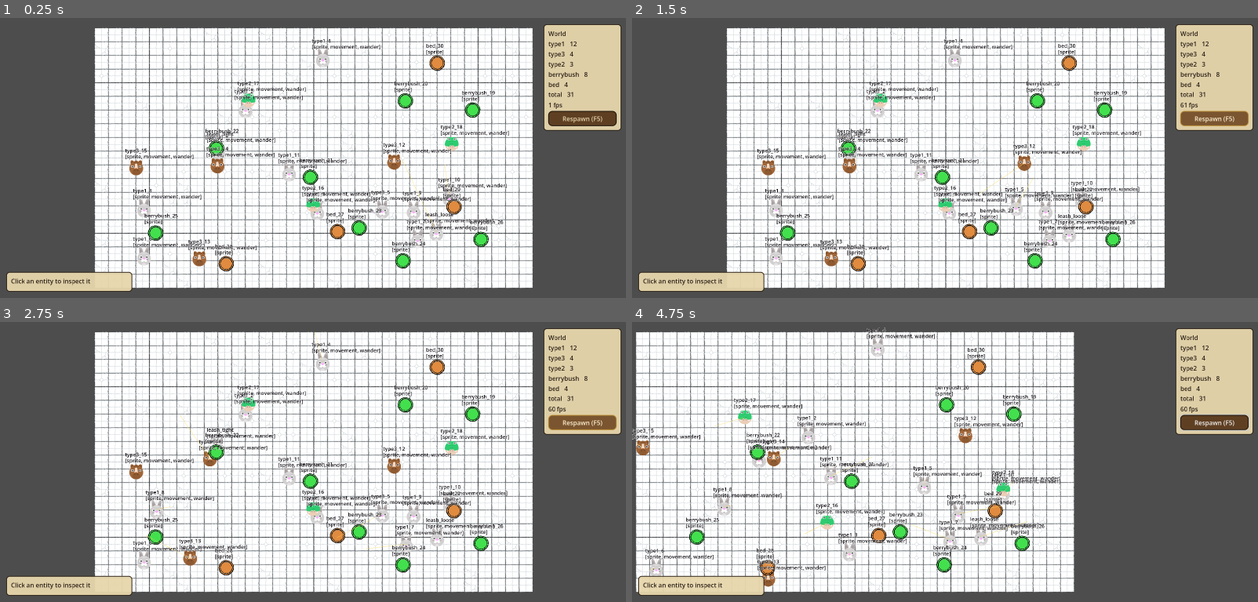
Above: before the commit, frames 1-4 (two rows, left to right).
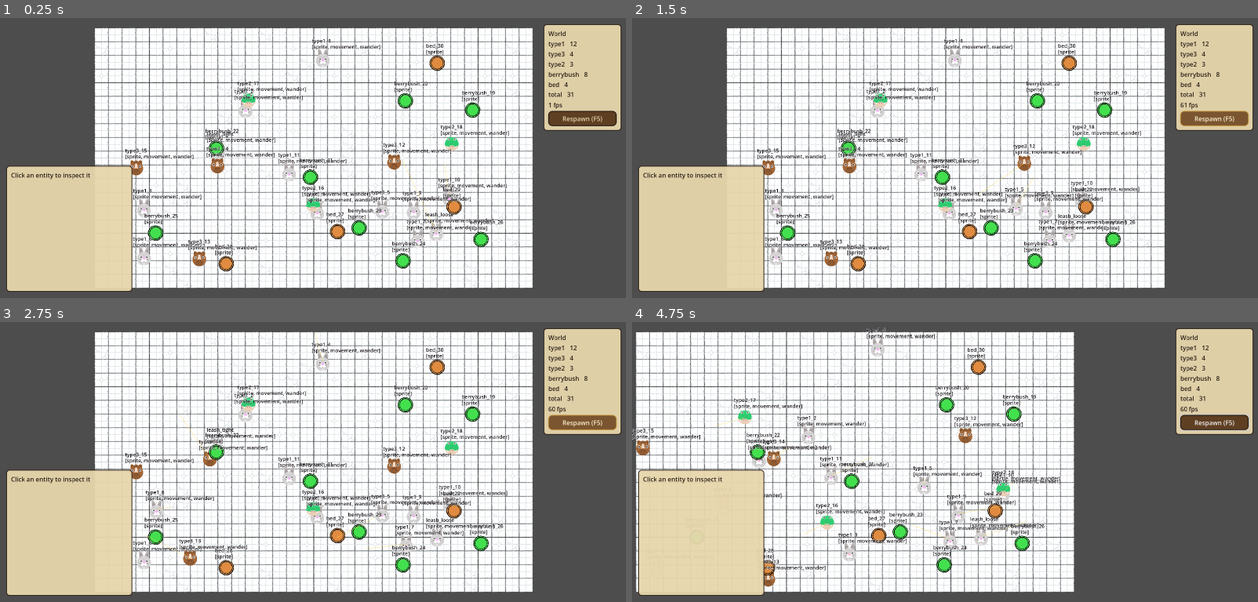
Above: after the commit, the same moments.

Repository: hafizosina/compilationpack
Game: Godot game, scene res://8. SimpleAiSystem/main.tscn
Two runs of this game, one before a commit and one after it. Both use one fixed random seed, a clock stepped at 60 frames per second and the inputs below.
Inputs (mouse positions are in pixels of both pictures, inside the frame that each line leads up to):
- Up to frame 1 (0.25 s): no input
- Up to frame 2 (1.5 s): click "Respawn (F5)" at 0.5 s; click "Respawn (F5)" at 1.25 s
- Up to frame 3 (2.75 s): click "Respawn (F5)" at 2 s
- Up to frame 4 (4.75 s): tap Enter at 2.75 s; move the mouse to (1082, 448) at 2.77 s; hold Right (ui_right) 2.78-3.5 s; hold Shift (sprint) 2.78-3.5 s; click (1082, 448) at 2.92 s; drag from (819, 476) to (913, 518) at 3.52 s; move the mouse to (1007, 400) at 4.27 s; hold Right (ui_right) from 4.28 s (still down); hold Shift (sprint) from 4.28 s (still down)

The runs differ from the first frame. In frame 1, 7.8% of the frame differs, in the area x 1-22%, y 52-96%; in frame 2, 7.8%; in frame 3, 7.8%; in frame 4, 7.9%.

Commit message:
feat(sim): fixed-height inspector with scrollable fields

Diff:
--- a/8. SimpleAiSystem/ui/ui.gd
+++ b/8. SimpleAiSystem/ui/ui.gd
@@ -9,6 +9,9 @@
 ## then every component that describes itself contributes another, titled and
 ## ordered by that component. Adding a component kind adds its tab with no
 ## change here.
+##
+## Its height is fixed and the fields scroll, so the panel never changes size
+## under the cursor as you switch tabs or entities.
 ##
 ## The panel holds no reference to an entity or to the factory. Counts and
 ## inspector snapshots both arrive on the EventBus already formatted, and the
@@ -22,12 +25,17 @@
 @onready var respawn_button: Button = %RespawnButton
 @onready var name_label: Label = %NameLabel
 @onready var tabs: TabBar = %Tabs
+@onready var scroll: ScrollContainer = %Scroll
 @onready var detail: VBoxContainer = %Detail
 
 ## Section keys currently on the tab bar, in tab order.
 var _tab_keys: Array[String] = []
 ## key -> { "label": String, "fields": Dictionary }
 var _sections: Dictionary = {}
+## Field keys currently laid out in the detail list, in order.
+var _row_keys: Array[String] = []
+## Field key -> the Label showing its value.
+var _row_values: Dictionary = {}
 
 func _ready() -> void:
 	EventBus.sim_world_spawned.connect(_on_world_spawned)
@@ -60,7 +68,7 @@
 		tabs.clear_tabs()
 		tabs.visible = false
 		name_label.text = "Click an entity to inspect it"
-		_clear(detail)
+		_clear_rows()
 		return
 
 	_sections = _sections_from(details)
@@ -105,35 +113,55 @@
 		}
 	return sections
 
+## Lays the rows out once per field set, then only rewrites their text. A full
+## rebuild several times a second would churn nodes and reset the scroll
+## position out from under whoever is reading.
 func _render_current() -> void:
-	_clear(detail)
 	if not _has_valid_tab():
+		_clear_rows()
 		return
+
 	var fields: Dictionary = _sections[_tab_keys[tabs.current_tab]]["fields"]
+	var keys: Array[String] = []
 	for field in fields:
-		detail.add_child(_row(String(field), str(fields[field])))
+		keys.append(String(field))
+
+	if keys != _row_keys:
+		_clear_rows()
+		_row_keys = keys
+		for field in keys:
+			_row_values[field] = _add_row(field)
+		# A different field set means a different section — start from the top.
+		scroll.set_deferred("scroll_vertical", 0)
+
+	for field in keys:
+		var value_label: Label = _row_values[field]
+		value_label.text = str(fields[field])
 
 func _has_valid_tab() -> bool:
 	return tabs.current_tab >= 0 and tabs.current_tab < _tab_keys.size()
 
 ## Detaches before freeing: queue_free() alone leaves the old rows parented for
 ## the rest of the frame, so the panel would briefly show two sections at once.
-func _clear(container: Node) -> void:
-	for child in container.get_children():
-		container.remove_child(child)
+func _clear_rows() -> void:
+	for child in detail.get_children():
+		detail.remove_child(child)
 		child.queue_free()
+	_row_keys = []
+	_row_values = {}
 
-func _row(key: String, value: String) -> HBoxContainer:
+## Adds one key/value row and hands back the Label its value lives in.
+func _add_row(key: String) -> Label:
 	var row := HBoxContainer.new()
 	var key_label := Label.new()
 	key_label.text = key
 	key_label.custom_minimum_size = Vector2(KEY_WIDTH, 0.0)
 	key_label.vertical_alignment = VERTICAL_ALIGNMENT_TOP
 	var value_label := Label.new()
-	value_label.text = value
 	value_label.size_flags_horizontal = Control.SIZE_EXPAND_FILL
 	# Long values (the slot list) wrap instead of widening the panel.
 	value_label.autowrap_mode = TextServer.AUTOWRAP_WORD_SMART
 	row.add_child(key_label)
 	row.add_child(value_label)
-	return row
+	detail.add_child(row)
+	return value_label
--- a/8. SimpleAiSystem/ui/ui.tscn
+++ b/8. SimpleAiSystem/ui/ui.tscn
@@ -62,7 +62,7 @@
 size_flags_vertical = 8
 
 [node name="Inspector" type="VBoxContainer" parent="Root/InspectorHolder/InspectorRow/InspectorPanel"]
-custom_minimum_size = Vector2(300, 0)
+custom_minimum_size = Vector2(300, 300)
 
 [node name="NameLabel" type="Label" parent="Root/InspectorHolder/InspectorRow/InspectorPanel/Inspector"]
 unique_name_in_owner = true
@@ -72,5 +72,11 @@
 unique_name_in_owner = true
 clip_tabs = false
 
-[node name="Detail" type="VBoxContainer" parent="Root/InspectorHolder/InspectorRow/InspectorPanel/Inspector"]
+[node name="Scroll" type="ScrollContainer" parent="Root/InspectorHolder/InspectorRow/InspectorPanel/Inspector"]
 unique_name_in_owner = true
+size_flags_vertical = 3
+horizontal_scroll_mode = 0
+
+[node name="Detail" type="VBoxContainer" parent="Root/InspectorHolder/InspectorRow/InspectorPanel/Inspector/Scroll"]
+unique_name_in_owner = true
+size_flags_horizontal = 3
